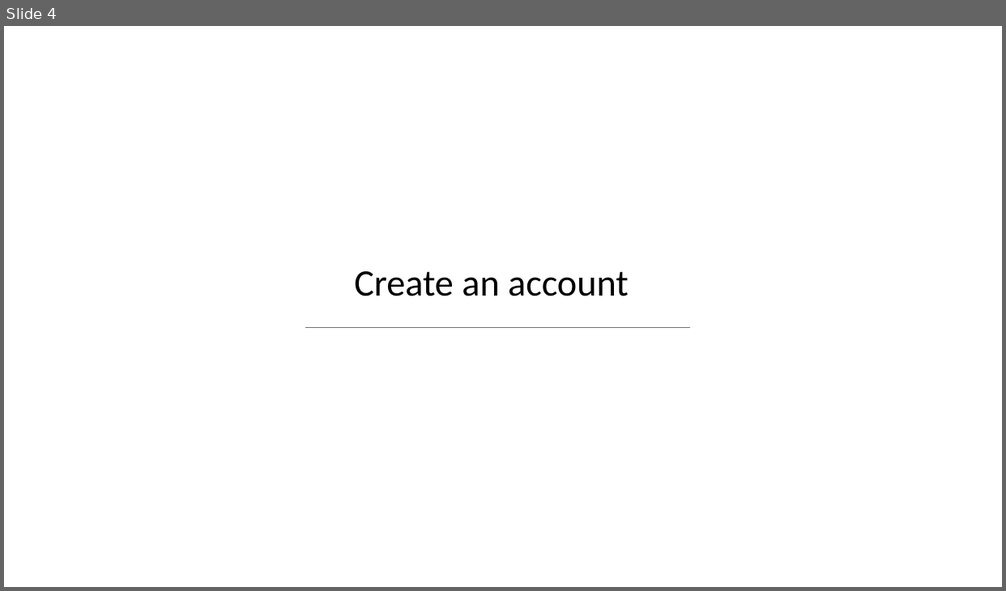
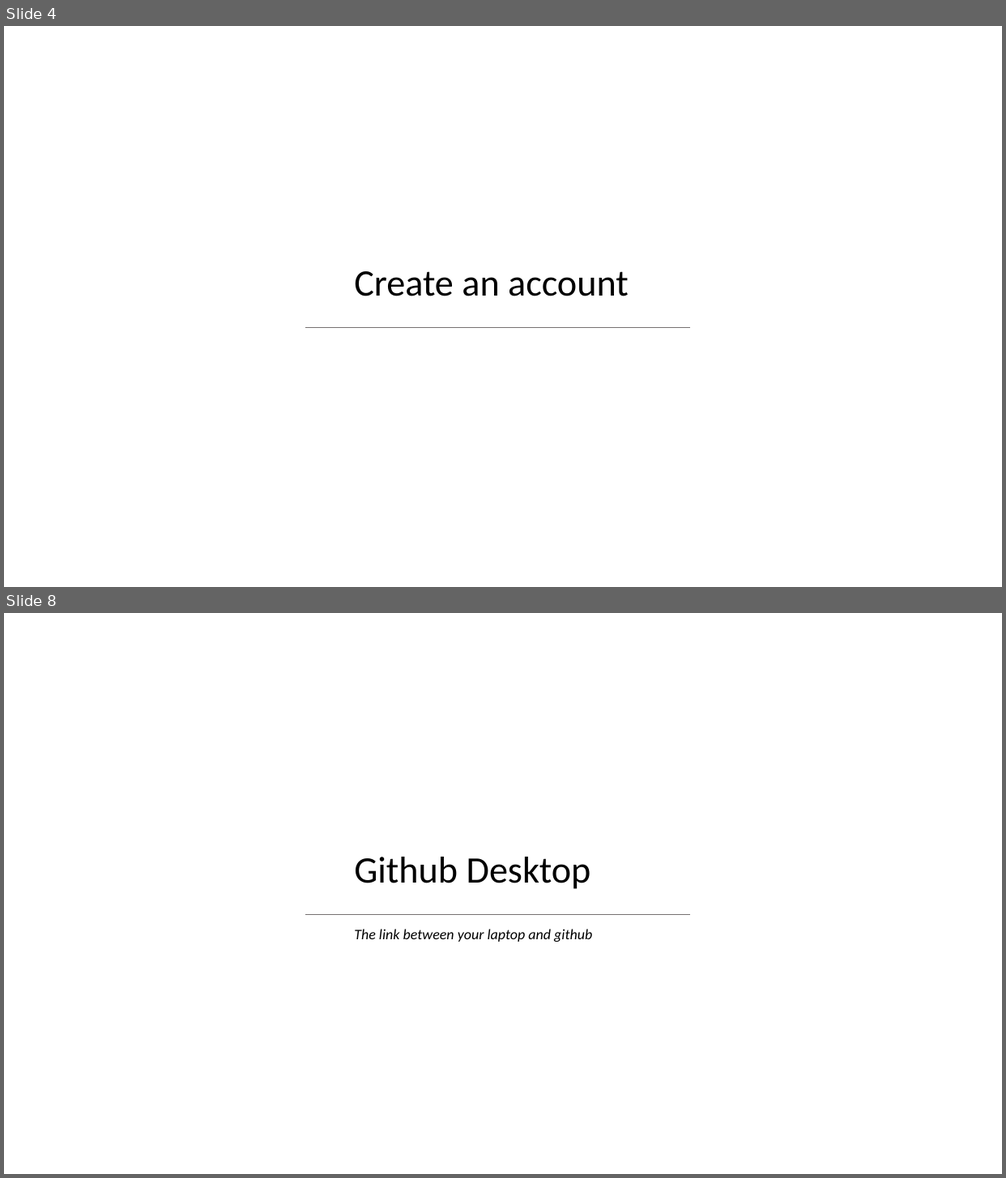
Before and after one commit to holtzy/Teaching, a slide deck: Intro_Github.pptx. Shown one above the other, each under a label of ours: slide 4 before the commit, slides 4 and 8 after it; the slides between them are not shown. The pictures are 1006x591 and 1006x1178 pixels, drawn with LibreOffice and Linux fonts; fonts in the diff are those of the drawing; background and template pictures are left out. Boxes give left, top, right and bottom in pixels: in the first picture for what was removed or moved away, otherwise in the second. Text is boxed around its words. In the diff, an @@ line names an element or a change of style, - is before the commit and + after.

```diff
--- a/Intro_Github.pptx
+++ b/Intro_Github.pptx
@@ slide 8 added at bbox=[4, 613, 1002, 1174], background picture (left out) @@
@@ text added at bbox=[354, 857, 591, 889], 36 pt, text #000000 @@
+Github Desktop
@@ line added from (305, 914) to (690, 914), #767171 0.5 pt @@
@@ text added at bbox=[354, 929, 592, 942], 14 pt, text #000000, italic @@
+The link between your laptop and github
```
Also in this commit, not shown: 1 slide changed, 4 other slides added, 3 slides removed.
